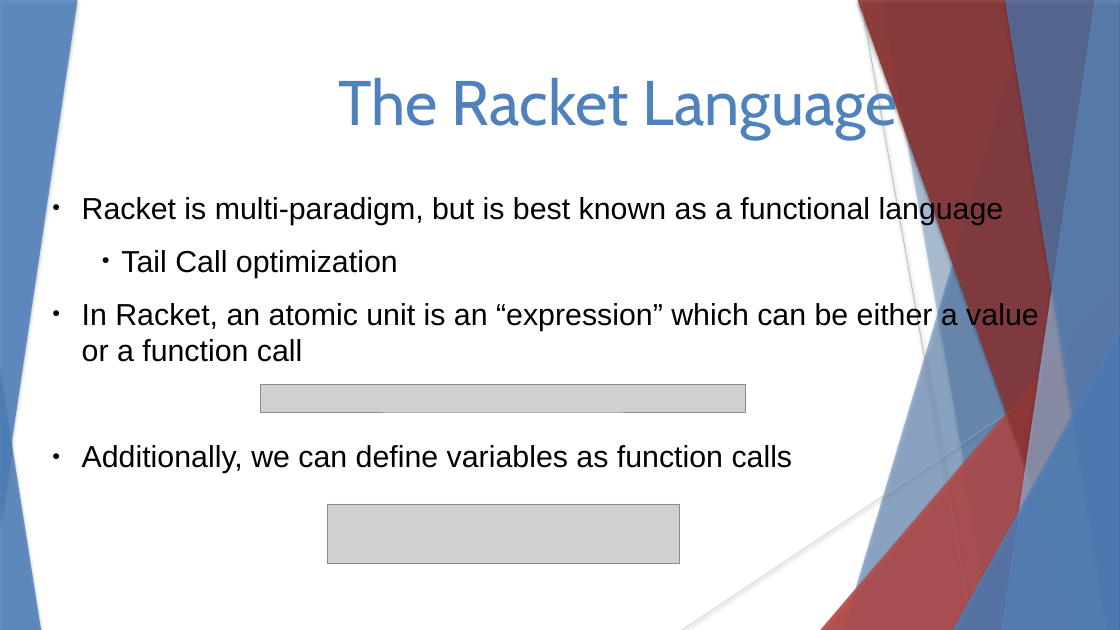
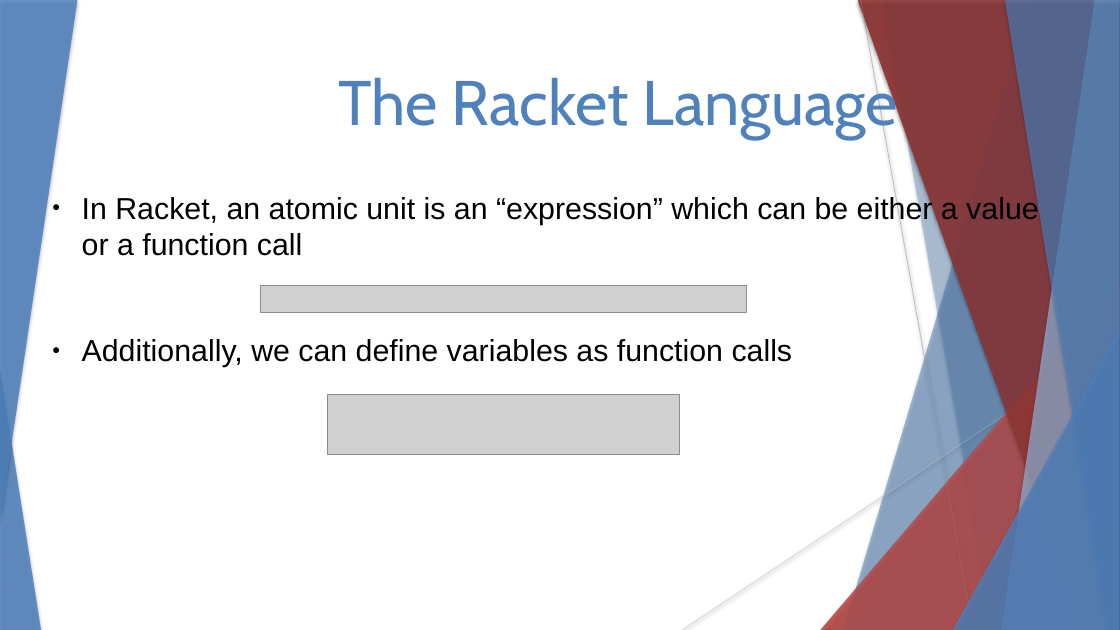
Before and after one commit to stevester94/CSC201_Project, a slide deck: slide 10 of CSC201Sec3Proj3Team4.pptx (slide 9 before the commit). Drawn at 1120x630 pixels with LibreOffice and Linux fonts; fonts in the diff are those of the drawing; grey boxes stand for pictures. Boxes give left, top, right and bottom in pixels: in the first picture for what was removed or moved away, otherwise in the second. Text is boxed around its words. In the diff, an @@ line names an element or a change of style, - is before the commit and + after.

Commit message:
added racket language reference

```diff
--- a/CSC201Sec3Proj3Team4.pptx
+++ b/CSC201Sec3Proj3Team4.pptx
@@ text at [82, 195, 1004, 278]: paragraphs removed @@
-● Racket is multi-paradigm, but is best known as a functional language
-      ● Tail Call optimization
@@ picture: place and size @@
-picture at [260, 385, 746, 412]
+picture at [260, 286, 746, 313]
@@ picture: place and size @@
-picture at [328, 504, 680, 564]
+picture at [328, 395, 680, 455]
```
Also in this commit, not shown: 7 other slides changed, 2 slides added.
